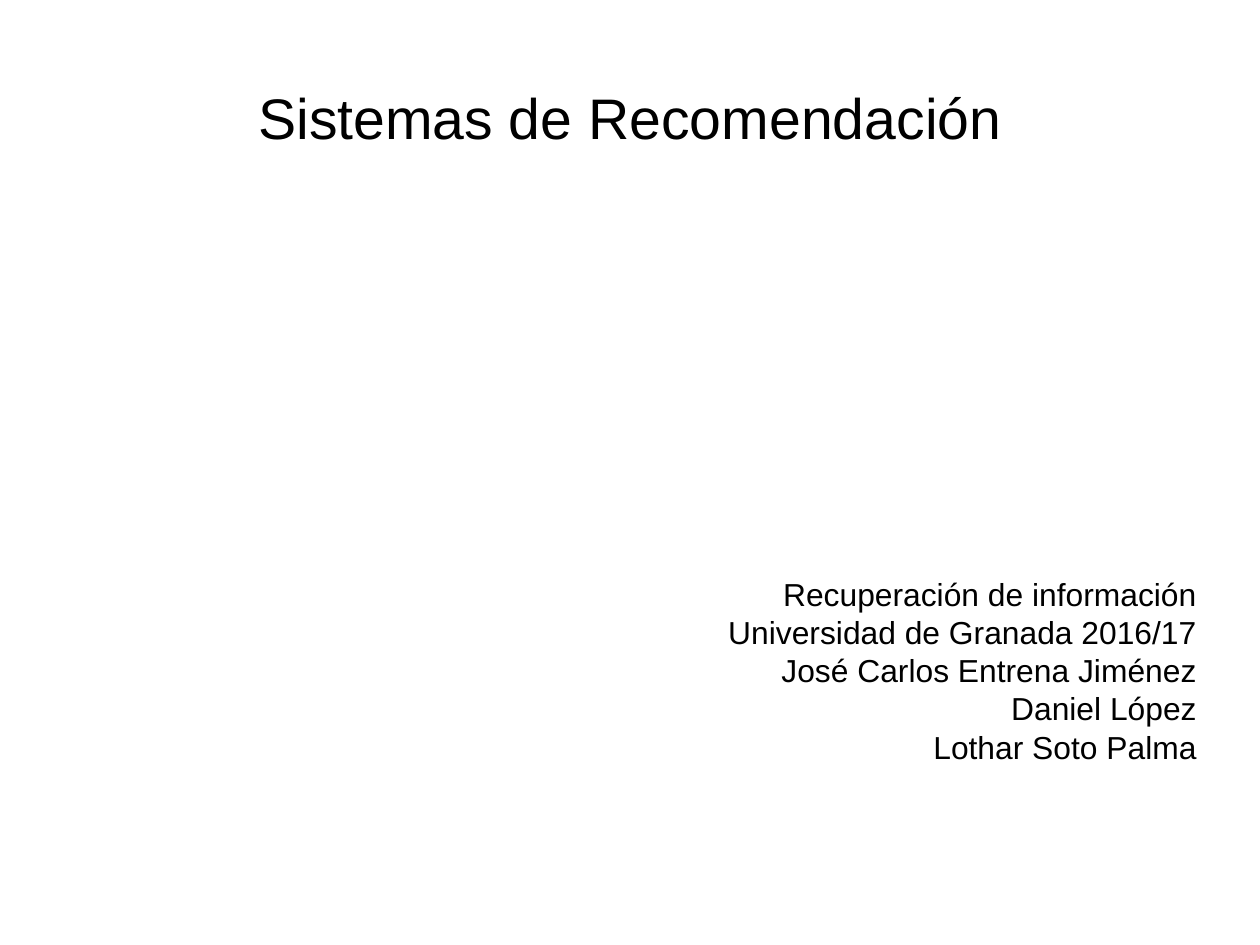
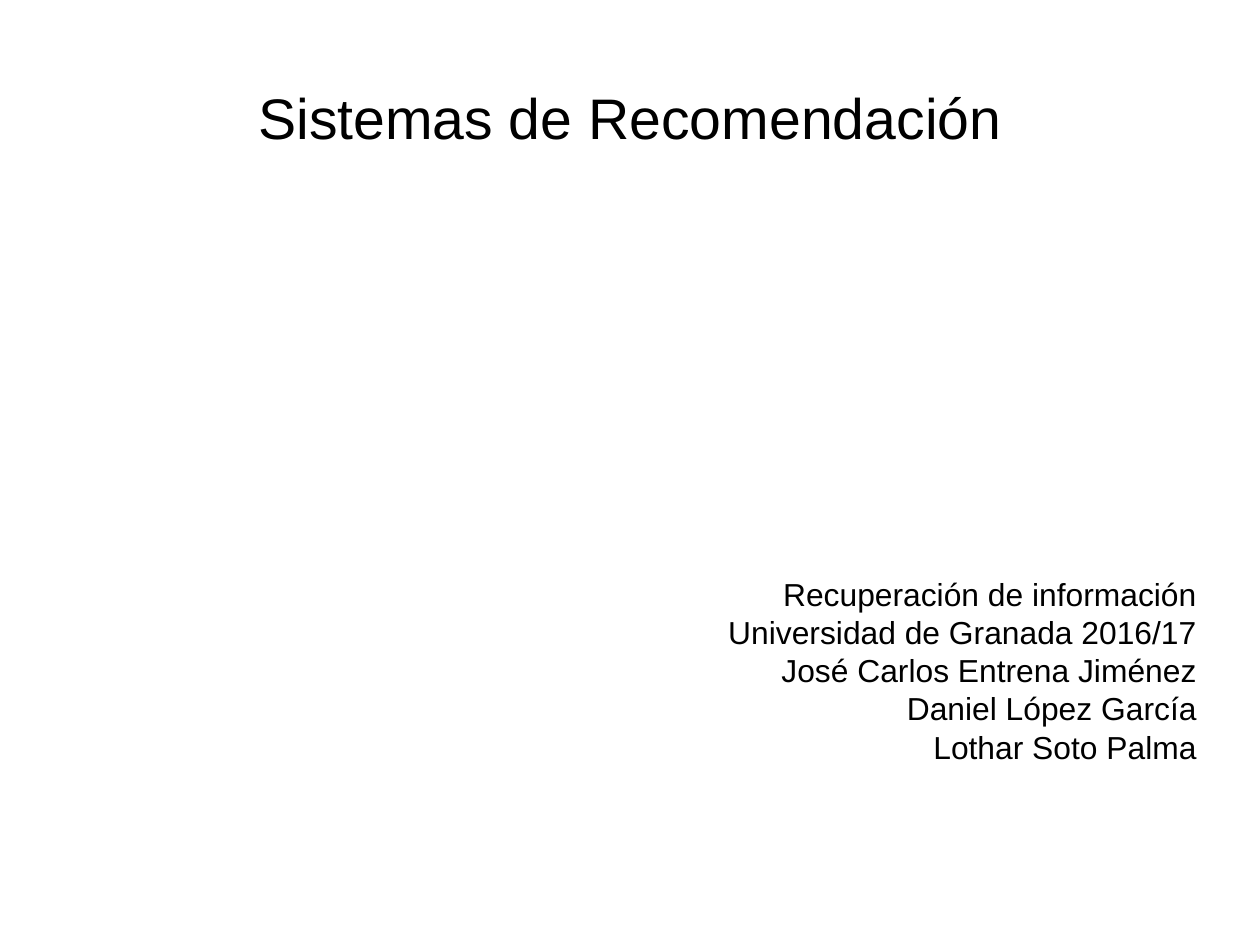
Before and after one commit to Lothar94/Recuperacion_Informacion, a slide deck: slide 1 of Practica 1/PresentacionSR.odp. Drawn at 1260x945 pixels with LibreOffice and Linux fonts; fonts in the diff are those of the drawing. Boxes give left, top, right and bottom in pixels: in the first picture for what was removed or moved away, otherwise in the second. Text is boxed around its words. In the diff, an @@ line names an element or a change of style, - is before the commit and + after.

```diff
--- a/Practica 1/PresentacionSR.odp
+++ b/Practica 1/PresentacionSR.odp
@@ subtitle at (907, 696, 1196, 726): text changed @@
-Daniel López
+Daniel López García
```
Also in this commit, not shown: 2 other slides changed, 1 other file.
